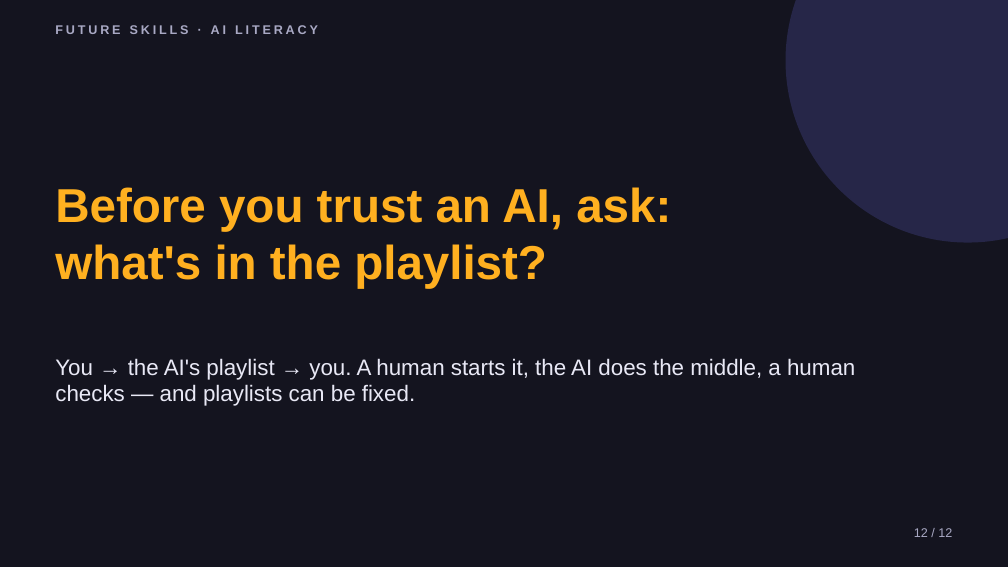
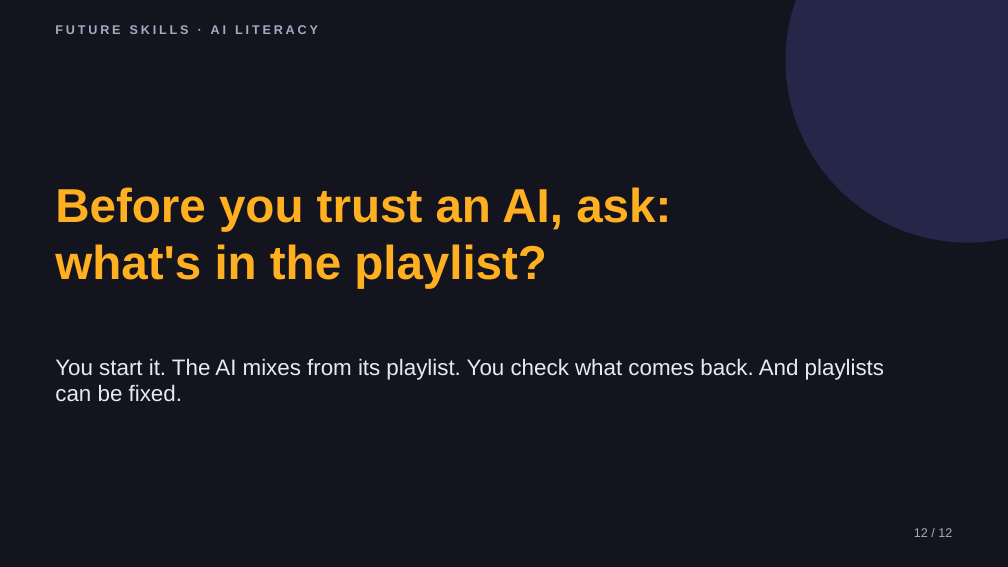
Before and after one commit to phiunit/tptphi, a slide deck: slide 12 of products/ai-training-data-crate/dist/What's in the Playlist - Slides.pptx. Drawn at 1008x567 pixels with LibreOffice and Linux fonts; fonts in the diff are those of the drawing. Boxes give left, top, right and bottom in pixels: in the first picture for what was removed or moved away, otherwise in the second. Text is boxed around its words. In the diff, an @@ line names an element or a change of style, - is before the commit and + after.

```diff
--- a/products/ai-training-data-crate/dist/What's in the Playlist - Slides.pptx
+++ b/products/ai-training-data-crate/dist/What's in the Playlist - Slides.pptx
@@ text at [55,358,884,402]: text changed @@
-You → the AI's playlist → you. A human starts it, the AI does the middle, a human checks — and playlists can be fixed.
+You start it. The AI mixes from its playlist. You check what comes back. And playlists can be fixed.
```
Also in this commit, not shown: 8 other slides changed, 33 other files.
